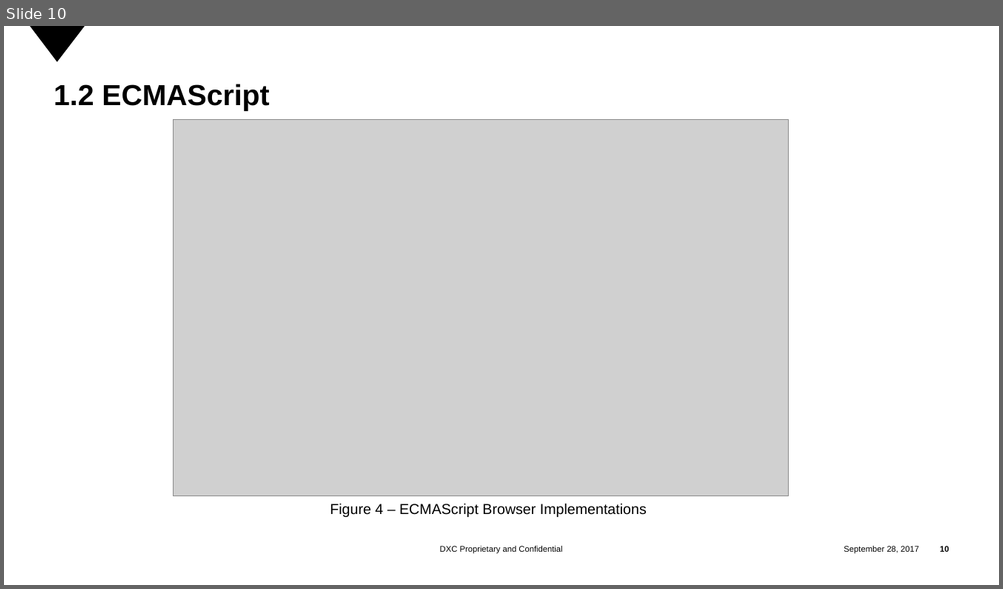
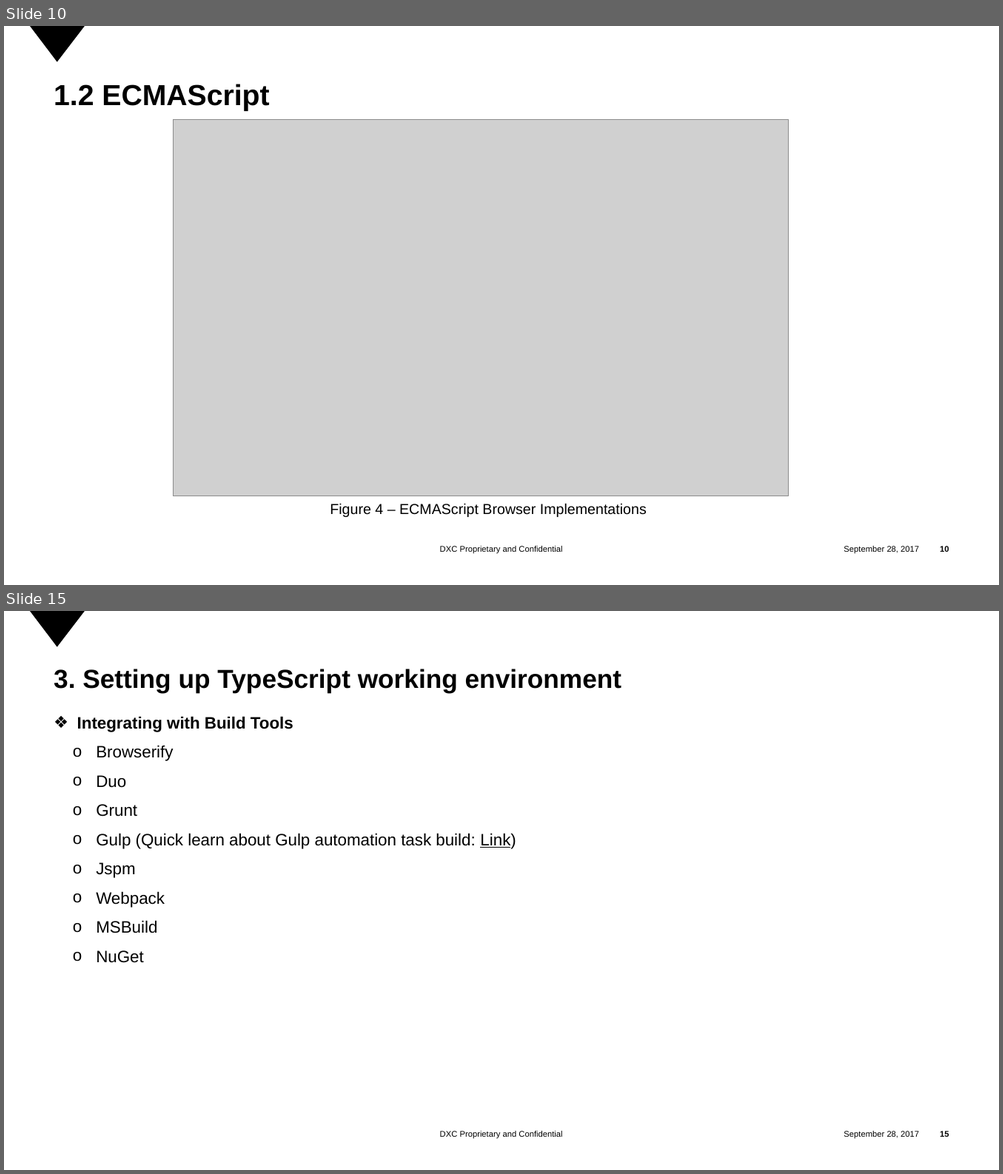
Before and after one commit to tranminhtrong/initial_bat_files, a slide deck: Introduction TypeScript.pptx. Shown one above the other, each under a label of ours: slide 10 before the commit, slides 10 and 15 after it; the slides between them are not shown. The pictures are 1003x589 and 1003x1174 pixels, drawn with LibreOffice and Linux fonts; fonts in the diff are those of the drawing; grey boxes stand for pictures; background and template pictures are left out. Boxes give left, top, right and bottom in pixels: in the first picture for what was removed or moved away, otherwise in the second. Text is boxed around its words. In the diff, an @@ line names an element or a change of style, - is before the commit and + after.

```diff
--- a/Introduction TypeScript.pptx
+++ b/Introduction TypeScript.pptx
@@ slide 15 added at (x1=4, y1=611, x2=999, y2=1170), background #FFFFFF; not listed: 4 template elements that a slide beside it also shows @@
@@ title added at (x1=54, y1=669, x2=622, y2=692), 25.2 pt, text #000000, bold @@
+3. Setting up TypeScript working environment
@@ text added at (x1=77, y1=716, x2=515, y2=963), 16 pt, text #000000 @@
+❖ Integrating with Build Tools
+    o Browserify
+    o Duo
+    o Grunt
+    o Gulp (Quick learn about Gulp automation task build: Link)
+    o Jspm
+    o Webpack
+    o MSBuild
+    o NuGet
```
Also in this commit, not shown: 1 slide changed, 22 other slides added, 1 slide removed, 1 other file.
